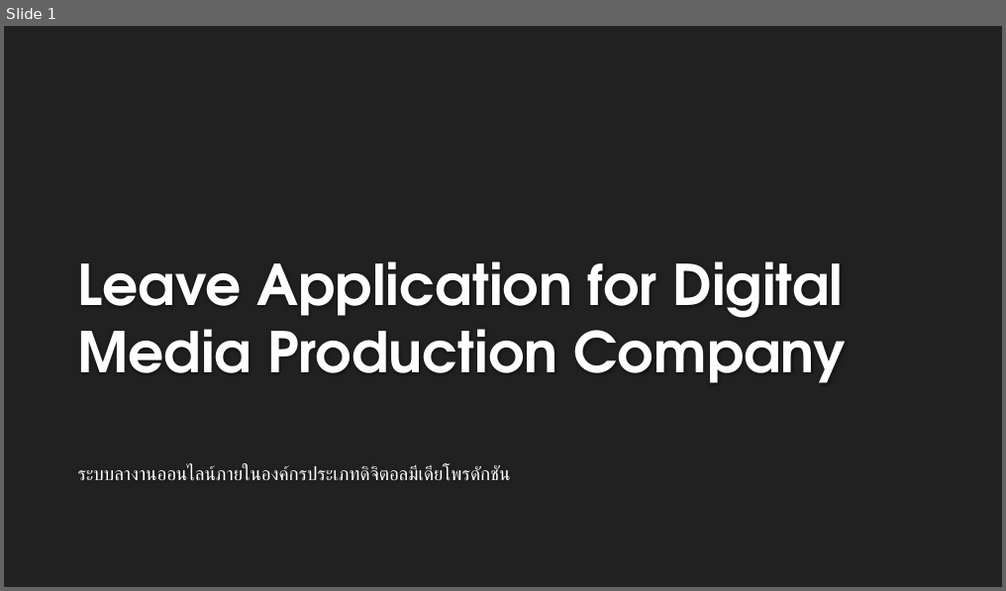
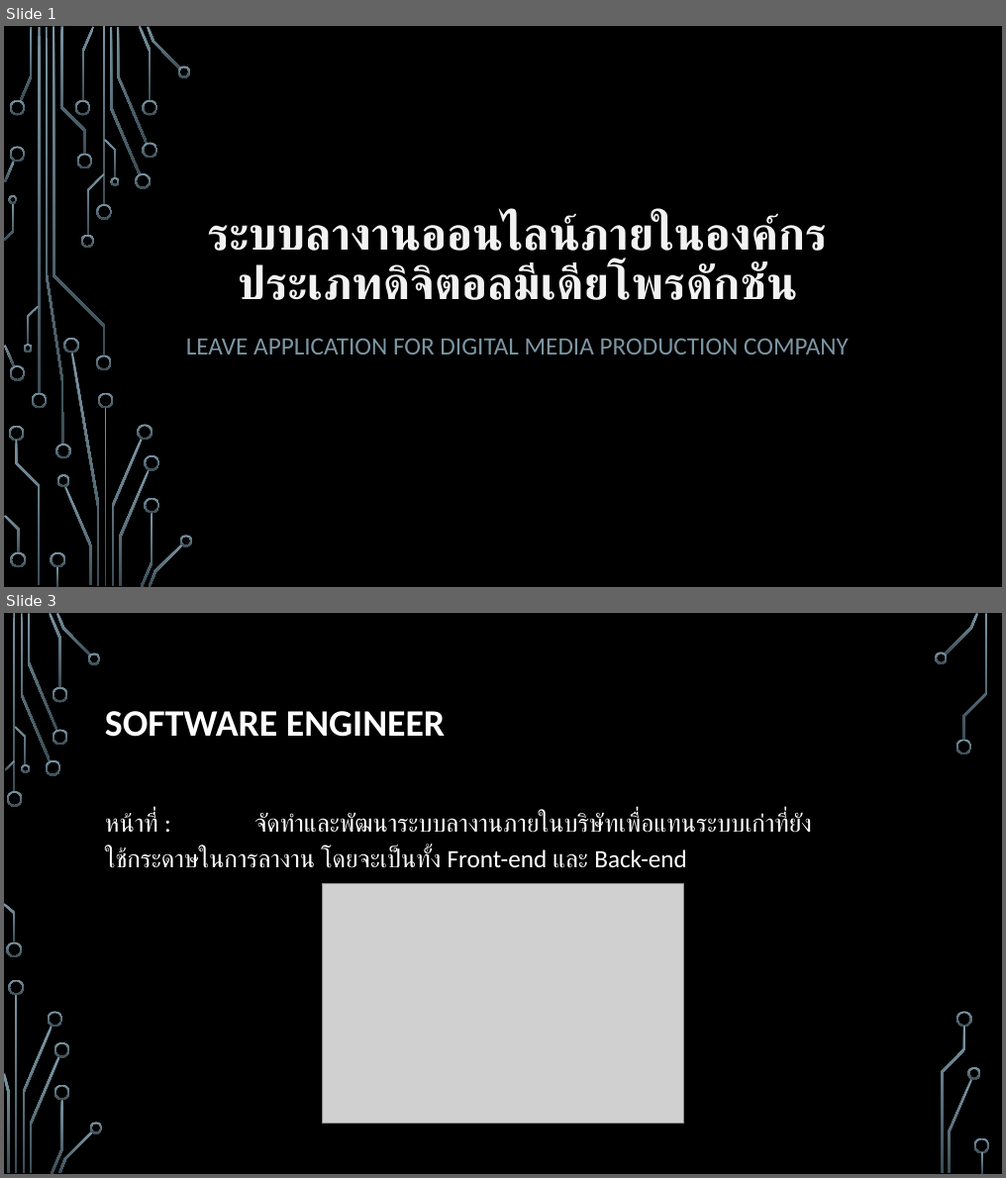
Before and after one commit to MrFermz/leaveAppDoc, a slide deck: Present/master.pptx. Shown one above the other, each under a label of ours: slide 1 before the commit, slides 1 and 3 after it; the slides between them are not shown. The pictures are 1006x591 and 1006x1178 pixels, drawn with LibreOffice and Linux fonts; fonts in the diff are those of the drawing; grey boxes stand for pictures; background and template pictures are left out. Boxes give left, top, right and bottom in pixels: in the first picture for what was removed or moved away, otherwise in the second. Text is boxed around its words. In the diff, an @@ line names an element or a change of style, - is before the commit and + after.

```diff
--- a/Present/master.pptx
+++ b/Present/master.pptx
@@ slide 3 added at box(4, 613, 1002, 1174), background picture (left out) @@
@@ title added at box(105, 711, 445, 737), 36 pt, text #FFFFFF, bold @@
+SOFTWARE ENGINEER
@@ text added at box(105, 812, 811, 868), 24 pt, text #FFFFFF @@
+หน้าที่ : จัดทำและพัฒนาระบบลางานภายในบริษัทเพื่อแทนระบบเก่าที่ยัง ใช้กระดาษในการลางาน โดยจะเป็นทั้ง Front-end และ Back-end
@@ picture added at box(323, 883, 684, 1124) @@
@@ group added at box(4, 613, 990, 1174): 33 freeform shapes, 3 rectangles @@
@@ slide 1 changed as well @@
@@ background #212121 to picture (left out) @@
@@ title "ระบบลางานออนไลน์ภายในองค์กรประเภทดิจิตอลมีเดียโพรดักชัน": place and size @@
-title "ระบบลางานออนไลน์ภายในองค์กรประเภทดิจิตอลมีเดียโพรดักชัน" at box(78, 466, 511, 481)
+title "ระบบลางานออนไลน์ภายในองค์กรประเภทดิจิตอลมีเดียโพรดักชัน" at box(207, 214, 827, 300)
@@ title "ระบบลางานออนไลน์ภายในองค์กรประเภทดิจิตอลมีเดียโพรดักชัน" at box(207, 214, 827, 300): size 18 to 44 pt, text colour #FFFFFF to #F2F2F2, bold on; alignment left to centre; line spacing 1 to 0.9; less space between paragraphs; vertical alignment top to bottom @@
@@ subtitle "LEAVE APPLICATION FOR DIGITAL MEDIA ..." at box(186, 338, 848, 355): vertical alignment bottom to top @@
@@ subtitle at box(186, 338, 848, 355): text changed; size 54 to 24 pt; font TeX Gyre Adventor to Calibri; text colour #FEFEFE to #7C96A3; bold off @@
-Leave Application for Digital Media Production Company
+LEAVE APPLICATION FOR DIGITAL MEDIA PRODUCTION COMPANY
@@ group added at box(4, 26, 193, 587): 50 freeform shapes, 4 rectangles @@
```
Also in this commit, not shown: 15 other slides added, 1 slide removed, 8 other files.
